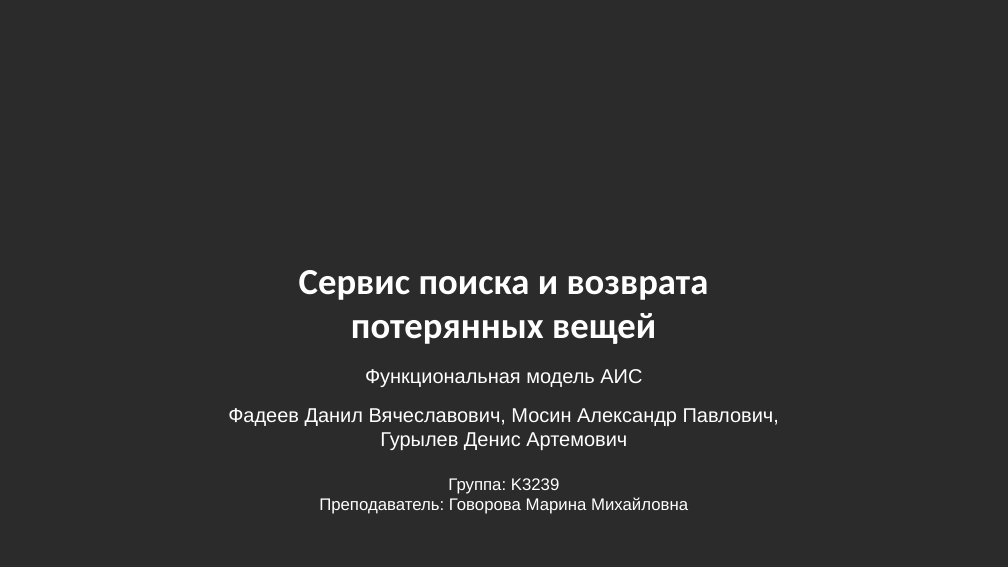
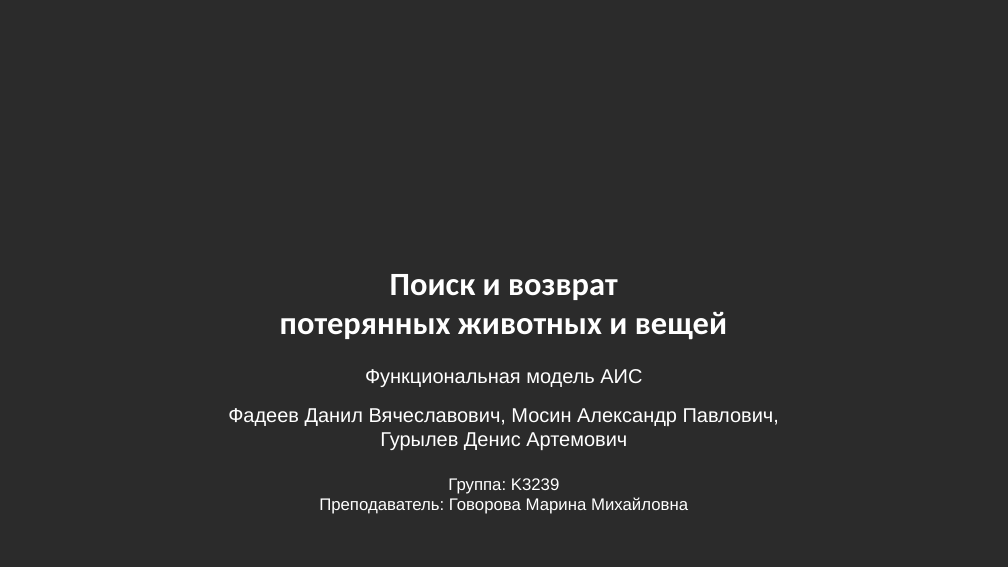
Before and after one commit to falltest/DATABASES_Fadey_Pushkin_Gurylev, a slide deck: slide 1 of Фадеев_Мосин_Гурылев лаб1/Презентация.pptx. Drawn at 1008x567 pixels with LibreOffice and Linux fonts; fonts in the diff are those of the drawing; background and template pictures are left out; a plain dark background stands for a picture behind light text. Boxes give left, top, right and bottom in pixels: in the first picture for what was removed or moved away, otherwise in the second. Text is boxed around its words. In the diff, an @@ line names an element or a change of style, - is before the commit and + after.

```diff
--- a/Фадеев_Мосин_Гурылев лаб1/Презентация.pptx
+++ b/Фадеев_Мосин_Гурылев лаб1/Презентация.pptx
@@ text at box(280, 274, 727, 340): text changed; size 26.2 to 23.2 pt @@
-Сервис поиска и возврата
-потерянных вещей
+Поиск и возврат
+потерянных животных и вещей
```
Also in this commit, not shown: 8 other slides changed, 2 other files.
